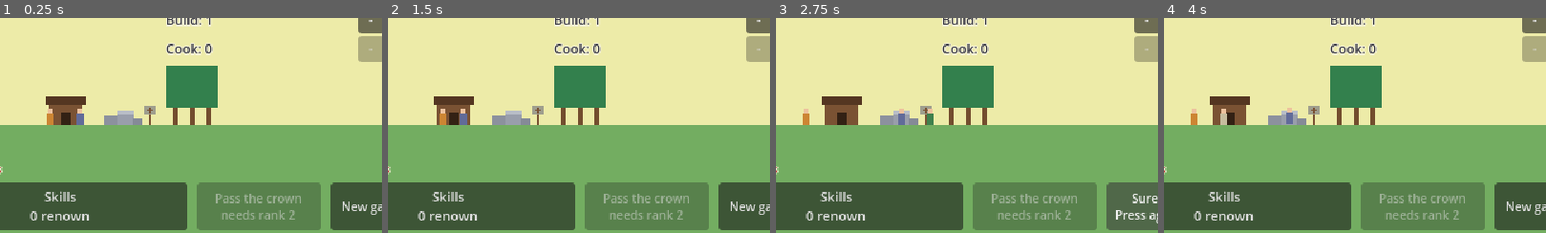
Above: before the commit, frames 1-4 (left to right).
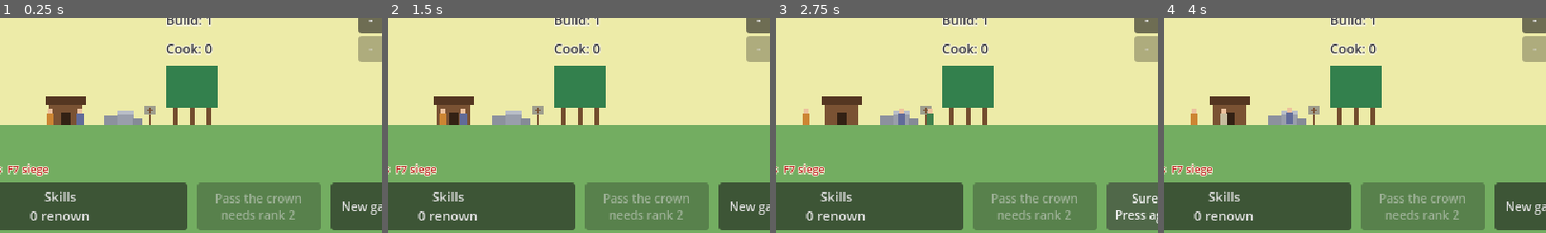
Above: after the commit, the same moments.

Repository: henrikmoepe-del/basebygger
Game: Godot game, scene res://scenes/main.tscn
Same seed, same stepped clock (60 frames per second), same inputs: the game is played once before the commit and once after it.
Inputs:
- Up to frame 1 (0.25 s): no input
- Up to frame 2 (1.5 s): click "New game" at 0.5 s; click "Sure? Press again" at 1.25 s
- Up to frame 3 (2.75 s): click "New game" at 2 s
- Up to frame 4 (4 s): click "Sure? Press again" at 2.75 s; click "-" at 3.5 s
The pictures show only the part of the screen within x 44-94%, y 50-100%; the shares and areas given below are measured in that part.

The runs differ from the first frame. In frame 1, 0.4% of the frame differs, in the area x 2-13%, y 67-74%; in frame 2, 0.4%; in frame 3, 0.4%; in frame 4, 0.4%.

Commit message:
Add a first 3D siege prototype
When raiders approach, a Defend the walls! button opens a 3D siege
built from the castle's part levels: the wall, gate, towers, keep,
garrison, court, palisade and watchtower appear as simple boxes.
Archers stand on the towers and watchtower, one per soldier on the
wall, and one above the gate; they shoot the nearest raider in range.
Raiders walk the road, break the palisade, then attack the gate.
Holding through 5 waves wins the raid (renown); losing the gate loses
it (stores taken), using the same rules as before. The 2D world waits
while the siege runs. If the button isn't pressed, the raid is decided
by the defence number as before. F7 (editor only) starts a siege.

Co-Authored-By: Claude Opus 5.5 <noreply@anthropic.com>

Diff:
--- a/scenes/main.tscn
+++ b/scenes/main.tscn
@@ -234,6 +234,17 @@
 theme_override_font_sizes/font_size = 10
 text = "Buy cow"
 
+[node name="DefendButton" type="Button" parent="HUD/Actions"]
+unique_name_in_owner = true
+visible = false
+custom_minimum_size = Vector2(110, 0)
+layout_mode = 2
+tooltip_text = "Fight this raid yourself in 3D."
+focus_mode = 0
+theme_override_colors/font_color = Color(1, 0.85, 0.8, 1)
+theme_override_font_sizes/font_size = 11
+text = "Defend the walls!"
+
 [node name="SkillsButton" type="Button" parent="HUD/Actions"]
 unique_name_in_owner = true
 layout_mode = 2
--- /dev/null
+++ b/scenes/siege.tscn
@@ -0,0 +1,6 @@
+[gd_scene format=3]
+
+[ext_resource type="Script" path="res://scripts/siege.gd" id="1_siege"]
+
+[node name="Siege" type="Node3D"]
+script = ExtResource("1_siege")
--- a/scripts/dev_tools.gd
+++ b/scripts/dev_tools.gd
@@ -8,10 +8,11 @@
 ##   F3  skip 10 minutes (resources from current income; the build job finishes)
 ##   F4  +1000 wood, stone and food, +20 renown
 ##   F6  +5 idle peasants (ignores the housing limit)
+##   F7  start a 3D siege now
 
 const SPEEDS := [1.0, 5.0, 20.0, 50.0]
 const SKIP_SECONDS := 600.0
-const HELP := "DEV  F1 help  F2 speed  F3 skip 10 min  F4 resources  F6 peasants"
+const HELP := "DEV  F1 help  F2 speed  F3 skip 10 min  F4 resources  F6 peasants  F7 siege"
 
 var _speed_index := 0
 var _label := Label.new()
@@ -51,6 +52,8 @@
 		KEY_F6:
 			GameState.peasants += 5
 			GameState.peasants_changed.emit()
+		KEY_F7:
+			GameState.start_siege()
 
 
 func _exit_tree() -> void:
--- a/scripts/game_state.gd
+++ b/scripts/game_state.gd
@@ -155,6 +155,9 @@
 var legacy := 0
 ## True while raiders are marching on the castle.
 var raid_incoming := false
+## True while the player is defending the castle in the 3D siege. The 2D
+## world (time, autosaves, raid countdown) waits until it is over.
+var siege_active := false
 ## How many levels of each skill the player owns (skills not bought are left out).
 var skills := {}
 
@@ -191,6 +194,8 @@
 
 
 func _process(delta: float) -> void:
+	if siege_active:
+		return
 	day_time += delta
 	if day_time >= DAY_LENGTH:
 		day_time -= DAY_LENGTH
@@ -310,15 +315,33 @@
 			raid_incoming = true
 			_raid_timer = RAID_MARCH_TIME
 			raid_started.emit()
-			announced.emit("Raiders approach! Their strength is %d, your defence is %d" % [raid_strength(), total_defence()])
+			announced.emit("Raiders approach! Press Defend to command the walls yourself, or your defence of %d meets their %d" % [total_defence(), raid_strength()])
 		return
 	_raid_timer -= delta
 	if _raid_timer <= 0.0:
-		_resolve_raid()
-
-
-func _resolve_raid() -> void:
-	var won := total_defence() >= raid_strength()
+		# Nobody took command: the defence is weighed against the raid.
+		_resolve_raid(total_defence() >= raid_strength())
+
+
+## Leaves the 2D world to fight the incoming raid in 3D (see siege.gd).
+## With no raid on the way, one is called early (used by the dev tools).
+func start_siege() -> void:
+	if not raid_incoming:
+		raid_incoming = true
+		raid_started.emit()
+	siege_active = true
+	save_game()
+	get_tree().change_scene_to_file("res://scenes/siege.tscn")
+
+
+## Called by the 3D siege when it is won or lost.
+func finish_siege(won: bool) -> void:
+	siege_active = false
+	_resolve_raid(won)
+	save_game()
+
+
+func _resolve_raid(won: bool) -> void:
 	if won:
 		var reward := RAID_BASE_RENOWN + raids_faced / 3 + int(skill_total("raid_renown"))
 		renown += reward
--- a/scripts/hud.gd
+++ b/scripts/hud.gd
@@ -23,6 +23,7 @@
 @onready var jobs_box: VBoxContainer = %Jobs
 @onready var hire_button: Button = %HireButton
 @onready var cow_button: Button = %CowButton
+@onready var defend_button: Button = %DefendButton
 @onready var build_hover: Node2D = %BuildHover
 @onready var build_card: ColorRect = %BuildCard
 @onready var build_card_label: Label = %BuildCardLabel
@@ -46,6 +47,8 @@
 		changed.connect(_refresh)
 	hire_button.pressed.connect(GameState.hire_peasant)
 	cow_button.pressed.connect(GameState.buy_cow)
+	defend_button.pressed.connect(GameState.start_siege)
+	GameState.raid_started.connect(_refresh)
 	skills_button.pressed.connect(skill_tree.show)
 	reset_button.pressed.connect(_on_reset_pressed)
 	crown_button.pressed.connect(_on_crown_pressed)
@@ -183,6 +186,8 @@
 		"Raiders at the walls" if GameState.raid_incoming else "Raid on day %d" % GameState.next_raid_day(),
 		GameState.raid_strength()]
 	raid_label.add_theme_color_override("font_color", TEXT_COLOR if safe else HUNGRY_COLOR)
+	# While raiders march in, the player can take command of the defence in 3D.
+	defend_button.visible = GameState.raid_incoming
 
 	var gain := GameState.legacy_gain()
 	crown_button.disabled = gain <= 0
--- /dev/null
+++ b/scripts/siege.gd
@@ -0,0 +1,301 @@
+extends Node3D
+## The 3D siege: the castle the player built in 2D, rebuilt from simple boxes,
+## holding off waves of raiders. Everything here is made in code from
+## GameState, so the castle's part levels and soldiers decide how it looks
+## and how well it fights. When it is over, GameState.finish_siege gives the
+## reward or takes the loss, and the player goes back to the 2D game.
+##
+## Layout: the wall runs along the z axis at x = 0 with the gate in the
+## middle. Raiders come from +x (the right of the screen). The keep and the
+## rest of the castle are behind the wall, at negative x.
+
+const WAVES := 5
+const WAVE_GAP := 4.0
+const SPAWN_GAP := 0.8
+const SPAWN_X := 40.0
+const ENEMY_SPEED := 3.4
+const ENEMY_BASE_HP := 18.0
+## Each raid the castle has faced makes the raiders this much tougher.
+const ENEMY_HP_GROWTH := 1.15
+const ENEMY_DPS := 5.0
+const ARCHER_RANGE := 20.0
+const ARCHER_COOLDOWN := 1.2
+const ARROW_TIME := 0.25
+const GATE_X := 1.2
+const PALISADE_X := 9.0
+
+const GRASS := Color(0.42, 0.62, 0.32)
+const DIRT := Color(0.55, 0.45, 0.30)
+const STONE := Color(0.66, 0.66, 0.70)
+const STONE_DARK := Color(0.50, 0.50, 0.55)
+const WOOD := Color(0.48, 0.32, 0.20)
+const ROOF := Color(0.62, 0.30, 0.24)
+const ARCHER := Color(0.25, 0.35, 0.70)
+const RAIDER := Color(0.75, 0.15, 0.15)
+const ARROW := Color(0.95, 0.90, 0.70)
+
+var _gate_hp := 0.0
+var _gate_max := 0.0
+var _palisade_hp := 0.0
+## Each raider: {"node": Node3D, "hp": float}
+var _enemies: Array[Dictionary] = []
+## Each archer: {"pos": Vector3, "cooldown": float}
+var _archers: Array[Dictionary] = []
+## Each arrow in flight: {"node": Node3D, "from": Vector3, "to": Vector3, "t": float}
+var _arrows: Array[Dictionary] = []
+var _wave := 0
+var _to_spawn := 0
+var _spawn_timer := 0.0
+var _gap_timer := 0.0
+var _done := false
+var _arrow_damage := 0.0
+var _enemy_hp := 0.0
+var _status := Label.new()
+var _result := Label.new()
+var _back := Button.new()
+
+
+func _ready() -> void:
+	_build_world()
+	_build_castle()
+	_build_ui()
+	_enemy_hp = ENEMY_BASE_HP * pow(ENEMY_HP_GROWTH, GameState.raids_faced)
+	# Soldiers' training and skills make every arrow count for more.
+	_arrow_damage = 2.0 + GameState.soldier_defence() * 0.75
+	_start_wave()
+
+
+func _process(delta: float) -> void:
+	_update_arrows(delta)
+	if _done:
+		return
+	_spawn(delta)
+	_move_enemies(delta)
+	_shoot(delta)
+	_check_waves(delta)
+	_status.text = "Wave %d / %d     Raiders left: %d     Gate: %d / %d%s" % [
+		_wave, WAVES, _enemies.size() + _to_spawn, ceili(_gate_hp), _gate_max,
+		"     Palisade: %d" % ceili(_palisade_hp) if _palisade_hp > 0.0 else ""]
+
+
+# --- Building the scene ---
+
+func _build_world() -> void:
+	var camera := Camera3D.new()
+	camera.position = Vector3(16, 30, 21)
+	add_child(camera)
+	camera.look_at(Vector3(16, 0, -2))
+	camera.fov = 50
+
+	var sun := DirectionalLight3D.new()
+	sun.rotation_degrees = Vector3(-55, -30, 0)
+	sun.shadow_enabled = true
+	add_child(sun)
+
+	var environment := Environment.new()
+	environment.background_mode = Environment.BG_COLOR
+	environment.background_color = Color(0.93, 0.92, 0.66)
+	environment.ambient_light_source = Environment.AMBIENT_SOURCE_COLOR
+	environment.ambient_light_color = Color(0.75, 0.75, 0.70)
+	environment.ambient_light_energy = 0.6
+	var world_environment := WorldEnvironment.new()
+	world_environment.environment = environment
+	add_child(world_environment)
+
+	_box(Vector3(120, 0.2, 60), Vector3(10, -0.1, 0), GRASS)
+	# The road the raiders come along.
+	_box(Vector3(SPAWN_X, 0.05, 5), Vector3(SPAWN_X / 2 + 1, 0.02, 0), DIRT)
+
+
+func _build_castle() -> void:
+	var levels: Dictionary = GameState.part_levels
+	var wall_height: float = 1.2 + 0.4 * levels.walls
+	_box(Vector3(1.4, wall_height, 22), Vector3(0, wall_height / 2, 0), STONE if levels.walls > 0 else WOOD)
+	_box(Vector3(1.7, 2.4, 3), Vector3(0.1, 1.2, 0), WOOD)
+	_gate_max = 60 + 40 * levels.gate + 15 * levels.walls
+	_gate_hp = _gate_max
+
+	var tower_height: float = wall_height + 2.0 + 0.5 * levels.towers
+	if levels.towers > 0:
+		for z in [-11.5, 11.5]:
+			_box(Vector3(3.2, tower_height, 3.2), Vector3(0, tower_height / 2, z), STONE)
+			for i in 1 + levels.towers / 2:
+				_add_archer(Vector3(0, tower_height + 0.5, z + (i - 0.5) * 0.8))
+	if levels.keep > 0:
+		var keep_height: float = 4.0 + 0.7 * levels.keep
+		_box(Vector3(6, keep_height, 6), Vector3(-7, keep_height / 2, 0), STONE_DARK)
+	if levels.garrison > 0:
+		_box(Vector3(4, 2.5, 3), Vector3(-4, 1.25, 6.5), STONE_DARK)
+		_box(Vector3(4.4, 0.6, 3.4), Vector3(-4, 2.8, 6.5), ROOF)
+	if levels.court > 0:
+		_box(Vector3(4, 2.5, 3), Vector3(-4, 1.25, -6.5), Color(0.86, 0.82, 0.70))
+	if levels.palisade > 0:
+		var stake_height: float = 1.2 + 0.15 * levels.palisade
+		for i in 24:
+			_box(Vector3(0.4, stake_height, 0.4), Vector3(PALISADE_X, stake_height / 2, -9.2 + i * 0.8), WOOD)
+		_palisade_hp = 25.0 * levels.palisade
+	if levels.watchtower > 0:
+		var watch_height: float = 3.0 + 0.4 * levels.watchtower
+		_box(Vector3(1.2, watch_height, 1.2), Vector3(7, watch_height / 2, -9), WOOD)
+		_box(Vector3(2.4, 0.4, 2.4), Vector3(7, watch_height, -9), WOOD)
+		for i in levels.watchtower:
+			_add_archer(Vector3(7, watch_height + 0.6, -9.6 + i * 0.6))
+
+	# Soldiers line the wall top; a trained one counts as two.
+	var soldiers: int = GameState.jobs.soldier + GameState.trained.soldier
+	for i in soldiers:
+		var z := -9.0 + 18.0 * (i + 0.5) / soldiers
+		_add_archer(Vector3(0, wall_height + 0.5, z))
+	# The lord always shoots from above the gate, so the castle is never helpless.
+	_add_archer(Vector3(0, wall_height + 0.5, 0))
+
+
+func _add_archer(pos: Vector3) -> void:
+	_box(Vector3(0.5, 0.9, 0.5), pos, ARCHER)
+	_archers.append({"pos": pos, "cooldown": randf() * ARCHER_COOLDOWN})
+
+
+func _box(size: Vector3, pos: Vector3, color: Color) -> MeshInstance3D:
+	var mesh := BoxMesh.new()
+	mesh.size = size
+	var material := StandardMaterial3D.new()
+	material.albedo_color = color
+	mesh.material = material
+	var node := MeshInstance3D.new()
+	node.mesh = mesh
+	node.position = pos
+	add_child(node)
+	return node
+
+
+func _build_ui() -> void:
+	var layer := CanvasLayer.new()
+	add_child(layer)
+	_status.position = Vector2(10, 8)
+	_status.add_theme_font_size_override("font_size", 12)
+	_status.add_theme_color_override("font_color", Color(0.2, 0.2, 0.25))
+	layer.add_child(_status)
+	_result.position = Vector2(0, 130)
+	_result.size = Vector2(640, 40)
+	_result.horizontal_alignment = HORIZONTAL_ALIGNMENT_CENTER
+	_result.add_theme_font_size_override("font_size", 22)
+	_result.add_theme_constant_override("outline_size", 6)
+	_result.add_theme_color_override("font_outline_color", Color(0.1, 0.1, 0.12))
+	_result.hide()
+	layer.add_child(_result)
+	_back.text = "Back to the castle"
+	_back.position = Vector2(250, 190)
+	_back.size = Vector2(140, 30)
+	_back.hide()
+	_back.pressed.connect(func() -> void: get_tree().change_scene_to_file("res://scenes/main.tscn"))
+	layer.add_child(_back)
+
+
+# --- The fight ---
+
+func _start_wave() -> void:
+	_wave += 1
+	_to_spawn = 4 + 2 * _wave + GameState.raids_faced
+	_spawn_timer = 0.0
+
+
+func _spawn(delta: float) -> void:
+	if _to_spawn <= 0 or _gap_timer > 0.0:
+		return
+	_spawn_timer -= delta
+	if _spawn_timer > 0.0:
+		return
+	_spawn_timer = SPAWN_GAP
+	_to_spawn -= 1
+	var node := _box(Vector3(0.6, 1.1, 0.6), Vector3(SPAWN_X, 0.55, randf_range(-5.0, 5.0)), RAIDER)
+	_enemies.append({"node": node, "hp": _enemy_hp})
+
+
+func _move_enemies(delta: float) -> void:
+	for enemy in _enemies:
+		var node: Node3D = enemy.node
+		# The palisade is in the way until it is broken; then the gate.
+		var target_x := PALISADE_X + 0.6 if _palisade_hp > 0.0 else GATE_X + 0.6
+		if node.position.x <= target_x + 0.05:
+			if _palisade_hp > 0.0:
+				_palisade_hp -= ENEMY_DPS * delta
+			else:
+				_gate_hp -= ENEMY_DPS * delta
+			# A little shove to show they are hacking at it.
+			node.position.y = 0.55 + absf(sin(Time.get_ticks_msec() / 90.0 + node.position.z)) * 0.15
+			continue
+		node.position.x = maxf(node.position.x - ENEMY_SPEED * delta, target_x)
+		# Close to the gate, they bunch up in front of it.
+		if _palisade_hp <= 0.0 and node.position.x < 10.0:
+			node.position.z = move_toward(node.position.z, clampf(node.position.z, -1.2, 1.2), ENEMY_SPEED * delta)
+
+
+func _shoot(delta: float) -> void:
+	for archer in _archers:
+		archer.cooldown -= delta
+		if archer.cooldown > 0.0:
+			continue
+		var target := _nearest_enemy(archer.pos)
+		if target.is_empty():
+			continue
+		archer.cooldown = ARCHER_COOLDOWN
+		target.hp -= _arrow_damage
+		_fire_arrow(archer.pos, target.node.position)
+	# Clear away the fallen.
+	for enemy in _enemies.duplicate():
+		if enemy.hp <= 0.0:
+			enemy.node.queue_free()
+			_enemies.erase(enemy)
+
+
+func _nearest_enemy(from: Vector3) -> Dictionary:
+	var best := {}
+	var best_distance := ARCHER_RANGE
+	for enemy in _enemies:
+		var distance := from.distance_to(enemy.node.position)
+		if distance <= best_distance:
+			best = enemy
+			best_distance = distance
+	return best
+
+
+func _fire_arrow(from: Vector3, to: Vector3) -> void:
+	var node := _box(Vector3(0.15, 0.15, 0.15), from, ARROW)
+	_arrows.append({"node": node, "from": from, "to": to, "t": 0.0})
+
+
+func _update_arrows(delta: float) -> void:
+	for arrow in _arrows.duplicate():
+		arrow.t += delta / ARROW_TIME
+		if arrow.t >= 1.0:
+			arrow.node.queue_free()
+			_arrows.erase(arrow)
+		else:
+			# A short arc on the way.
+			arrow.node.position = arrow.from.lerp(arrow.to, arrow.t) + Vector3.UP * sin(arrow.t * PI) * 1.5
+
+
+func _check_waves(delta: float) -> void:
+	if _gate_hp <= 0.0:
+		_end(false)
+		return
+	if _to_spawn > 0 or not _enemies.is_empty():
+		return
+	if _wave >= WAVES:
+		_end(true)
+		return
+	if _gap_timer <= 0.0:
+		_gap_timer = WAVE_GAP
+	_gap_timer -= delta
+	if _gap_timer <= 0.0:
+		_gap_timer = 0.0
+		_start_wave()
+
+
+func _end(won: bool) -> void:
+	_done = true
+	GameState.finish_siege(won)
+	_result.text = "The castle holds!" if won else "The gate has fallen..."
+	_result.add_theme_color_override("font_color", Color(0.7, 1.0, 0.6) if won else Color(1.0, 0.5, 0.45))
+	_result.show()
+	_back.show()
Not shown, added: scripts/build_hover.gd.uid
Not shown, added: scripts/cow.gd.uid
Not shown, added: scripts/quarry.gd.uid
Not shown, added: scripts/siege.gd.uid
Not shown, changed: CLAUDE.md
